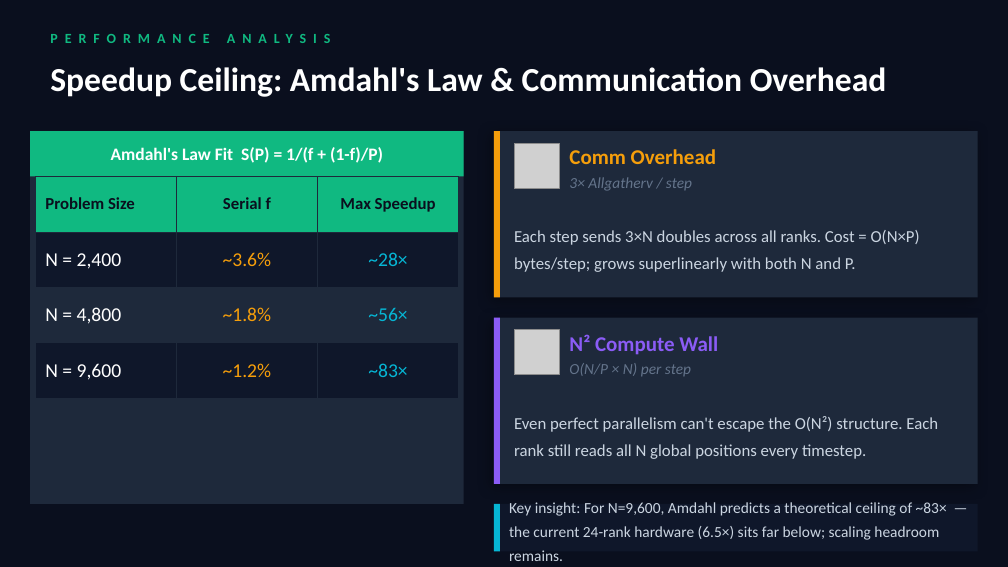
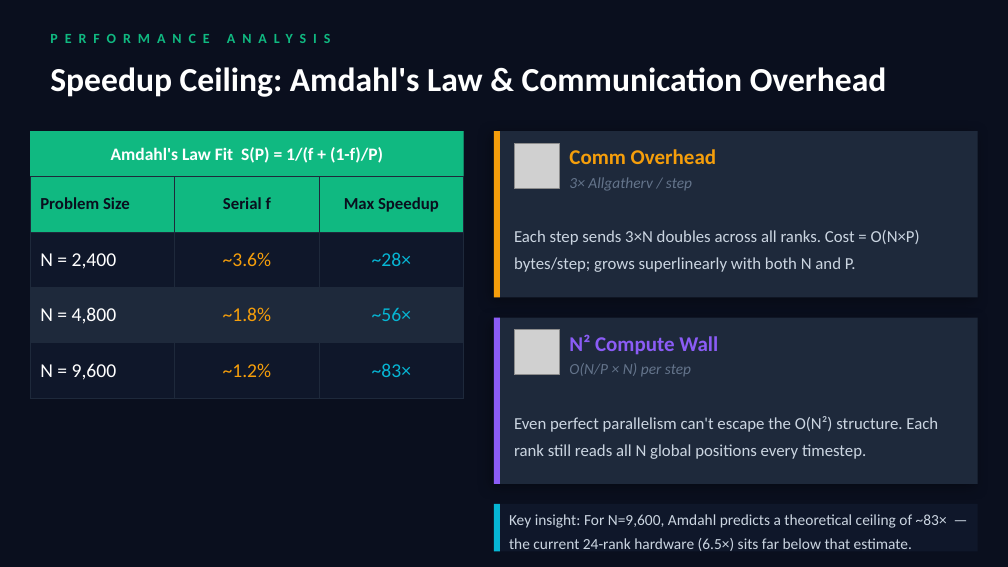
Before and after one commit to sbalbale/Trinity-CPSC375-High-Performance-Computing, a slide deck: slide 6 of assignment10/nbodyproblem/nbody_scaling_presentation.pptx. Drawn at 1008x567 pixels with LibreOffice and Linux fonts; fonts in the diff are those of the drawing; grey boxes stand for pictures. Boxes give left, top, right and bottom in pixels: in the first picture for what was removed or moved away, otherwise in the second. Text is boxed around its words. In the diff, an @@ line names an element or a change of style, - is before the commit and + after.

Commit message:
Add n-body presentation; update scaling PPT
Add a new PowerPoint for the n-body assignment and update the existing nbody_scaling_presentation.pptx under assignment10/nbodyproblem. Includes the new nbody_presentation.pptx and modifications to the scaling presentation (content/format/updates).

```diff
--- a/assignment10/nbodyproblem/nbody_scaling_presentation.pptx
+++ b/assignment10/nbodyproblem/nbody_scaling_presentation.pptx
@@ rectangle: place and size @@
-rectangle at box(30, 131, 464, 504)
+rectangle at box(30, 131, 464, 398)
@@ table: place and size @@
-table at box(35, 176, 459, 449)
+table at box(30, 176, 463, 398)
@@ text at box(509, 514, 947, 551): text changed @@
-Key insight: For N=9,600, Amdahl predicts a theoretical ceiling of ~83× — the current 24-rank hardware (6.5×) sits far below; scaling headroom remains.
+Key insight: For N=9,600, Amdahl predicts a theoretical ceiling of ~83× — the current 24-rank hardware (6.5×) sits far below that estimate.
```
Also in this commit, not shown: 6 other slides changed, 1 other file.
